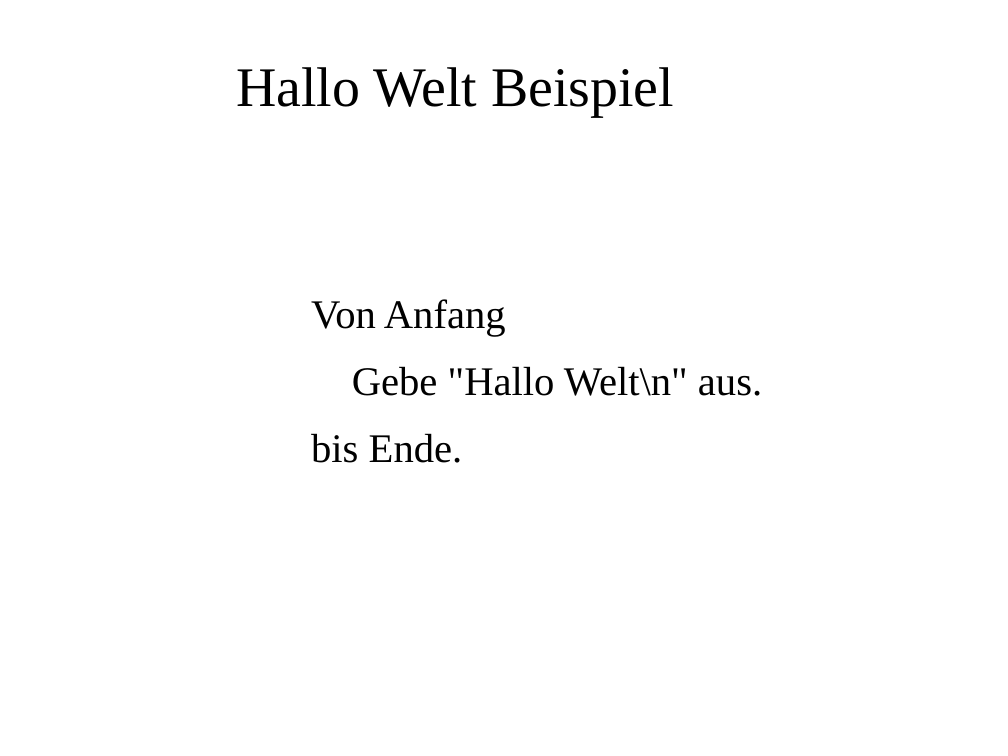
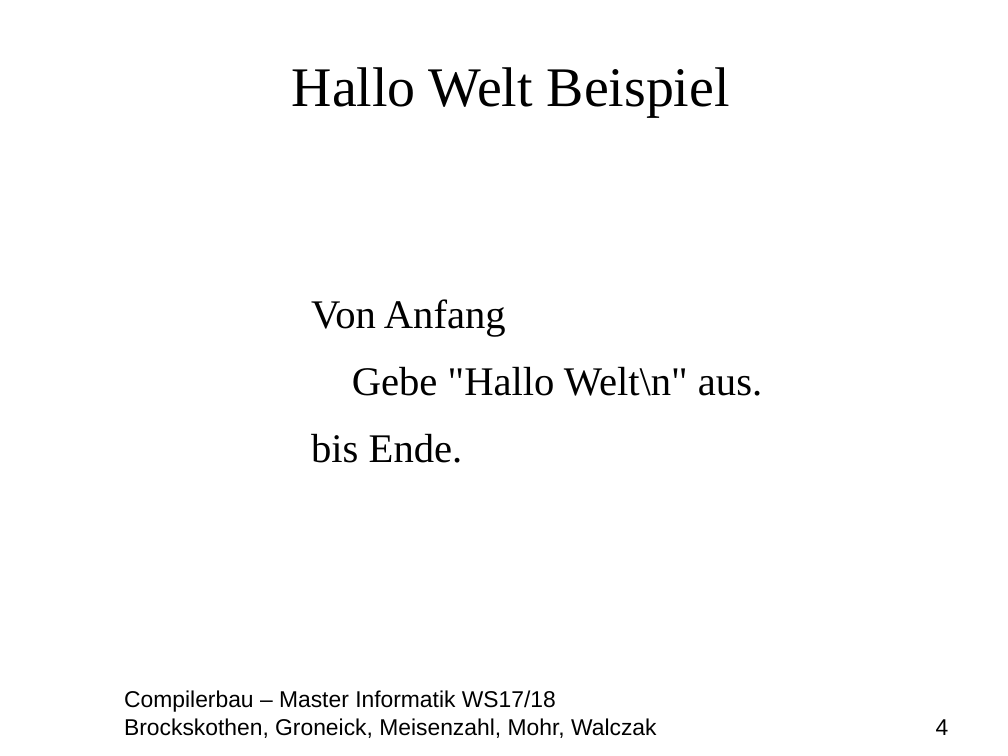
Before and after one commit to MasterInformatikHsBochum/Eine-deutsche-Praesentation, a slide deck: slide 4 of Präsentation.odp. Drawn at 1008x756 pixels with LibreOffice and Linux fonts; fonts in the diff are those of the drawing; background and template pictures are left out. Boxes give left, top, right and bottom in pixels: in the first picture for what was removed or moved away, otherwise in the second. Text is boxed around its words. In the diff, an @@ line names an element or a change of style, - is before the commit and + after.

```diff
--- a/Präsentation.odp
+++ b/Präsentation.odp
@@ title "Hallo Welt Beispiel": place and size @@
-title "Hallo Welt Beispiel" at <box>236,67,674,117</box>
+title "Hallo Welt Beispiel" at <box>292,67,730,117</box>
@@ text added at <box>124,690,949,738</box>, 18 pt, text #000000 @@
+Compilerbau – Master Informatik WS17/18
+Brockskothen, Groneick, Meisenzahl, Mohr, Walczak 4
```
Also in this commit, not shown: 11 other slides changed, 1 other file.
